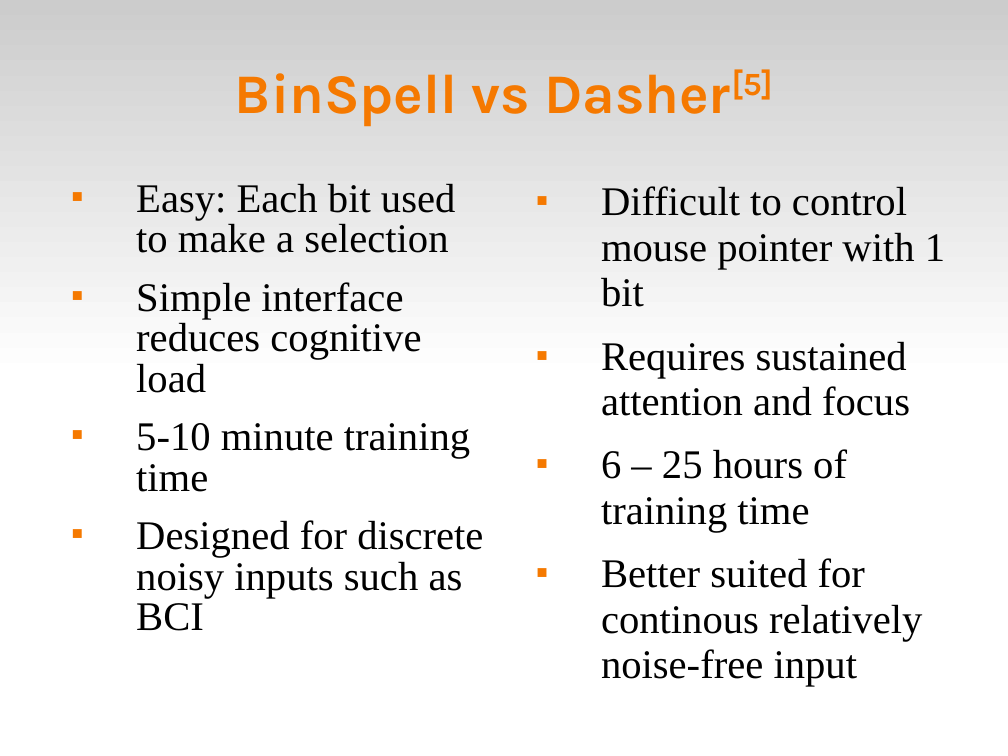
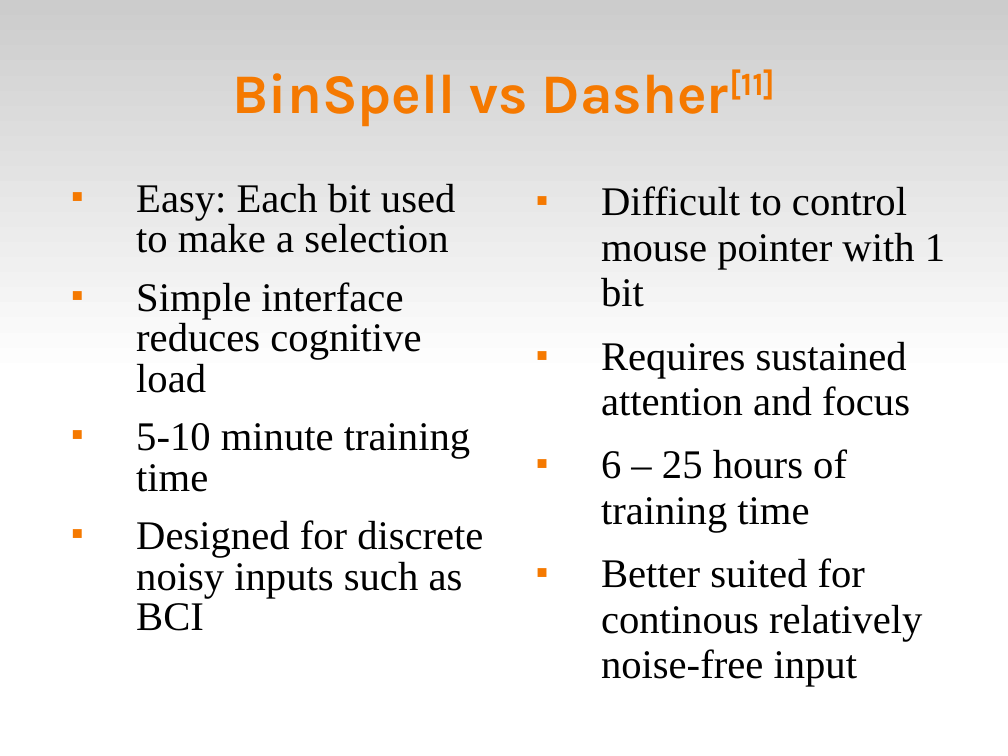
Before and after one commit to abdullah38rcc/BCI-Virtual-Keyboard, a slide deck: slide 16 of circlespell/docs/virtKey.ppt (slide 14 before the commit). Drawn at 1008x756 pixels with LibreOffice and Linux fonts; fonts in the diff are those of the drawing. Boxes give left, top, right and bottom in pixels: in the first picture for what was removed or moved away, otherwise in the second. Text is boxed around its words. In the diff, an @@ line names an element or a change of style, - is before the commit and + after.

```diff
--- a/circlespell/docs/virtKey.ppt
+++ b/circlespell/docs/virtKey.ppt
@@ title at (x1=233, y1=69, x2=774, y2=127): text changed @@
-BinSpell vs Dasher[5]
+BinSpell vs Dasher[11]
```
Also in this commit, not shown: 8 other slides changed, 4 slides added, 1 slide removed.
